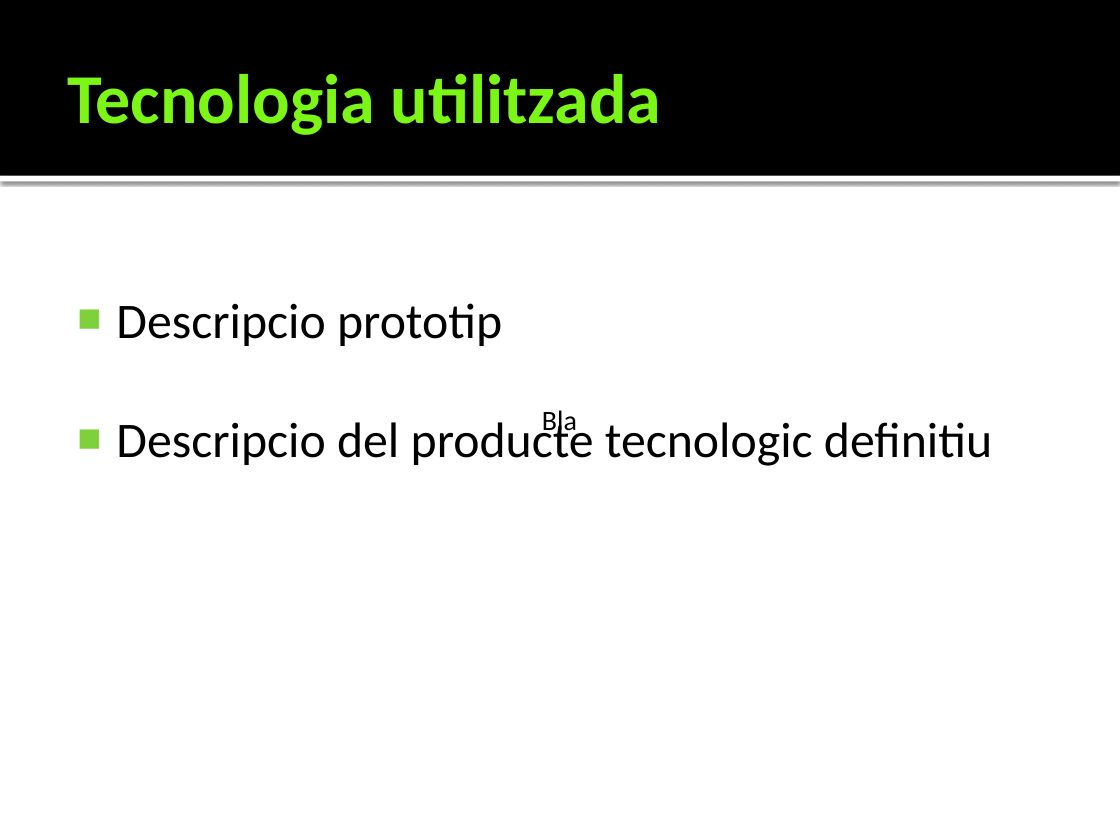
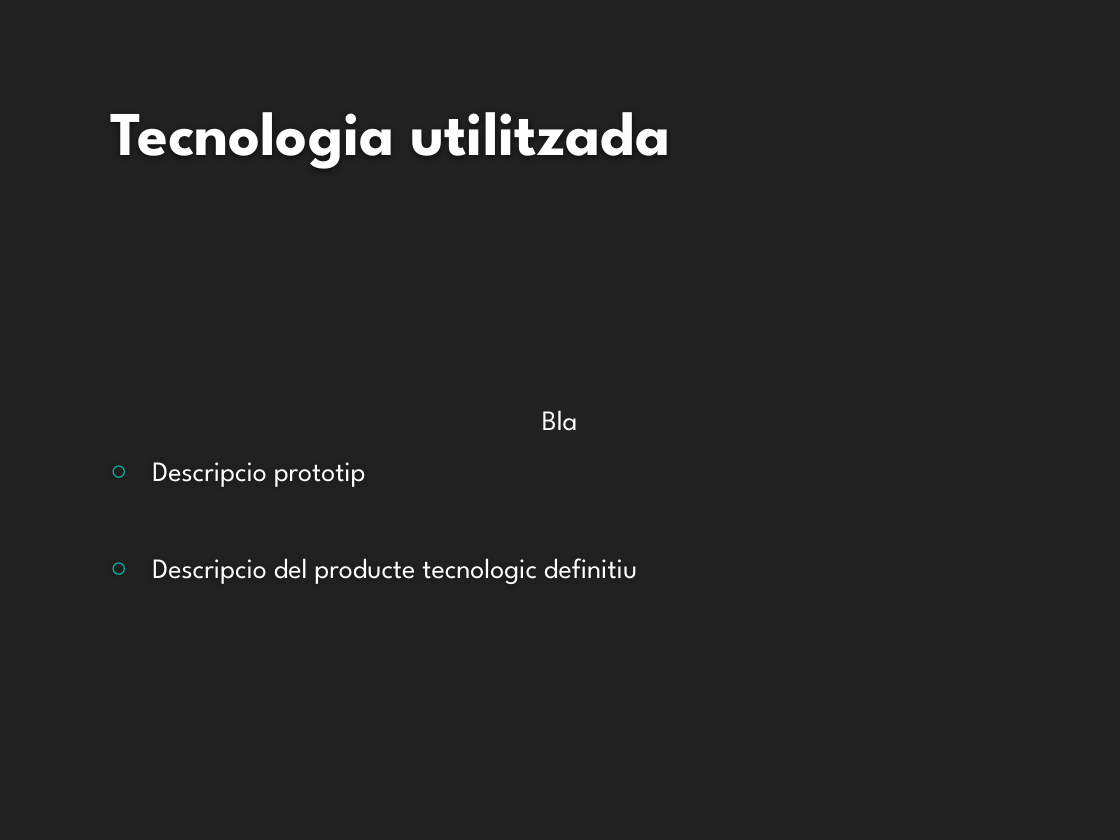
Before and after one commit to somhackathon19/somhackathon19-hackcritic, a slide deck: slide 5 of Netejat.pptx. Drawn at 1120x840 pixels with LibreOffice and Linux fonts; fonts in the diff are those of the drawing; background and template pictures are left out. Boxes give left, top, right and bottom in pixels: in the first picture for what was removed or moved away, otherwise in the second. Text is boxed around its words. In the diff, an @@ line names an element or a change of style, - is before the commit and + after.

```diff
--- a/Netejat.pptx
+++ b/Netejat.pptx
@@ background #FFFFFF to #212121 @@
@@ rectangle removed at bbox=[0, 0, 1120, 176] @@
@@ title "Tecnologia utilitzada": place and size @@
-title "Tecnologia utilitzada" at bbox=[67, 73, 662, 135]
+title "Tecnologia utilitzada" at bbox=[110, 112, 670, 169]
@@ title "Tecnologia utilitzada" at bbox=[110, 112, 670, 169]: size 45 to 40 pt, font Calibri to League Spartan, text colour #7BF616 to #FEFEFE; vertical alignment middle to bottom @@
@@ rectangle removed at bbox=[0, 176, 1120, 181] @@
@@ text "Descripcio prototip": place and size @@
-text "Descripcio prototip" at bbox=[116, 303, 992, 466]
+text "Descripcio prototip" at bbox=[152, 462, 637, 584]
@@ text "Descripcio prototip" at bbox=[152, 462, 637, 584]: size 32 to 18 pt, font Calibri to League Spartan, text colour #000000 to #FFFFFF; bullet ■ to ○; more space between paragraphs; bullet colour #7FD13B to #00C6BB; vertical alignment top to middle @@
@@ text "Bla" at bbox=[542, 410, 577, 431]: font Calibri to League Spartan, text colour #000000 to #FFFFFF @@
```
Also in this commit, not shown: 4 other slides changed, 1 slide added, 1 slide removed.
